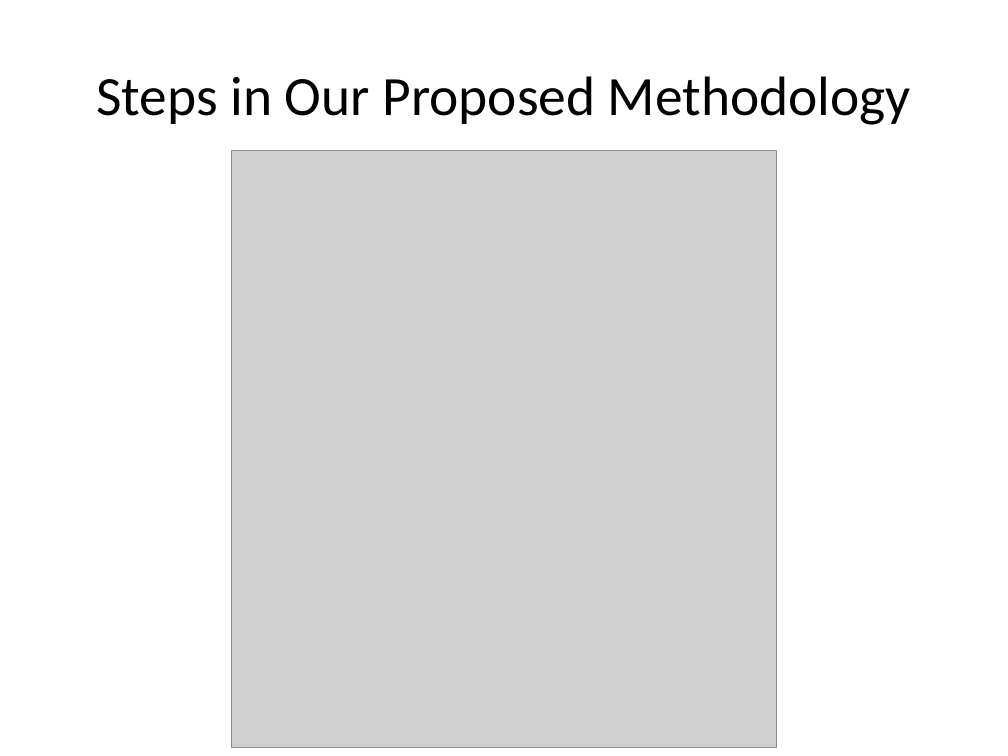
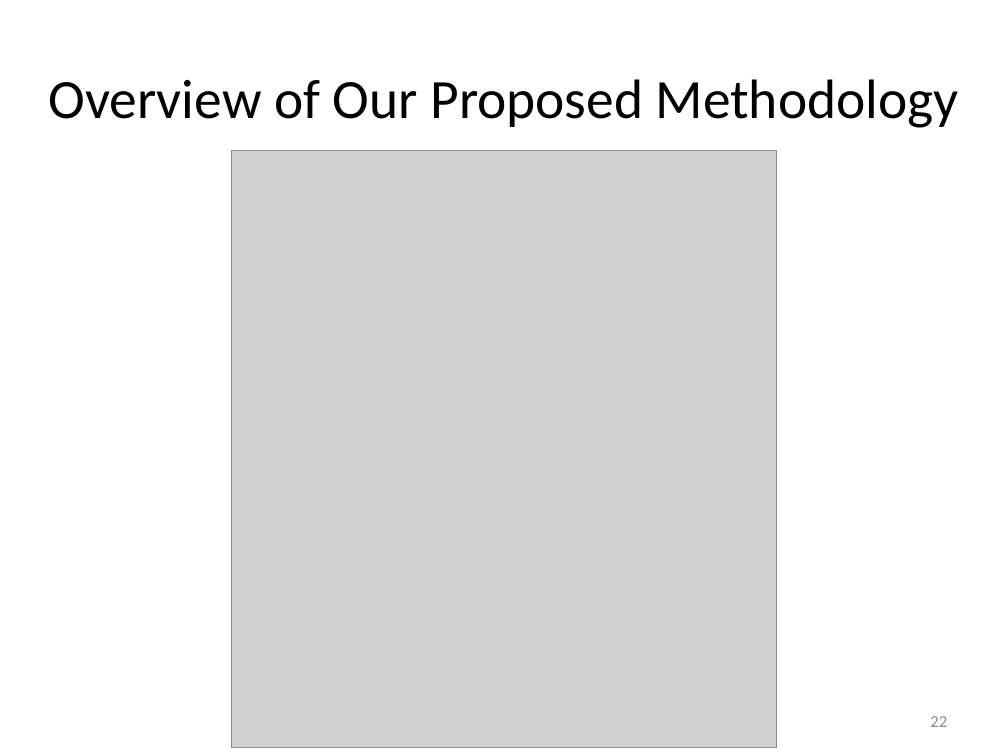
Before and after one commit to takhandipu/MSThesisPresentation, a slide deck: slide 22 of draft.pptx (slide 23 before the commit). Drawn at 1008x756 pixels with LibreOffice and Linux fonts; fonts in the diff are those of the drawing; grey boxes stand for pictures. Boxes give left, top, right and bottom in pixels: in the first picture for what was removed or moved away, otherwise in the second. Text is boxed around its words. In the diff, an @@ line names an element or a change of style, - is before the commit and + after.

```diff
--- a/draft.pptx
+++ b/draft.pptx
@@ title at [48, 79, 959, 128]: text changed @@
-Steps in Our Proposed Methodology
+Overview of Our Proposed Methodology
@@ page number added at [930, 716, 947, 727], 12 pt, text #8C8C8C @@
+22
```
Also in this commit, not shown: 17 other slides changed, 1 slide added, 1 other file.
